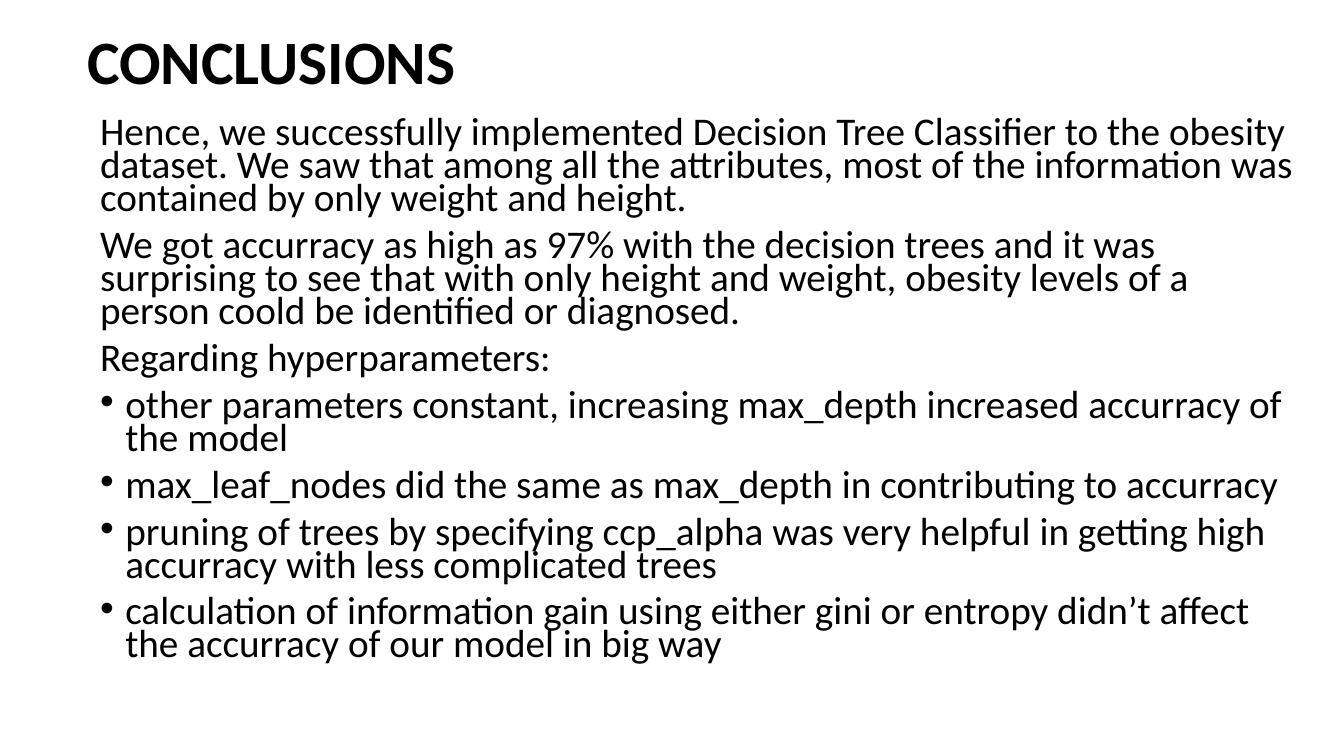
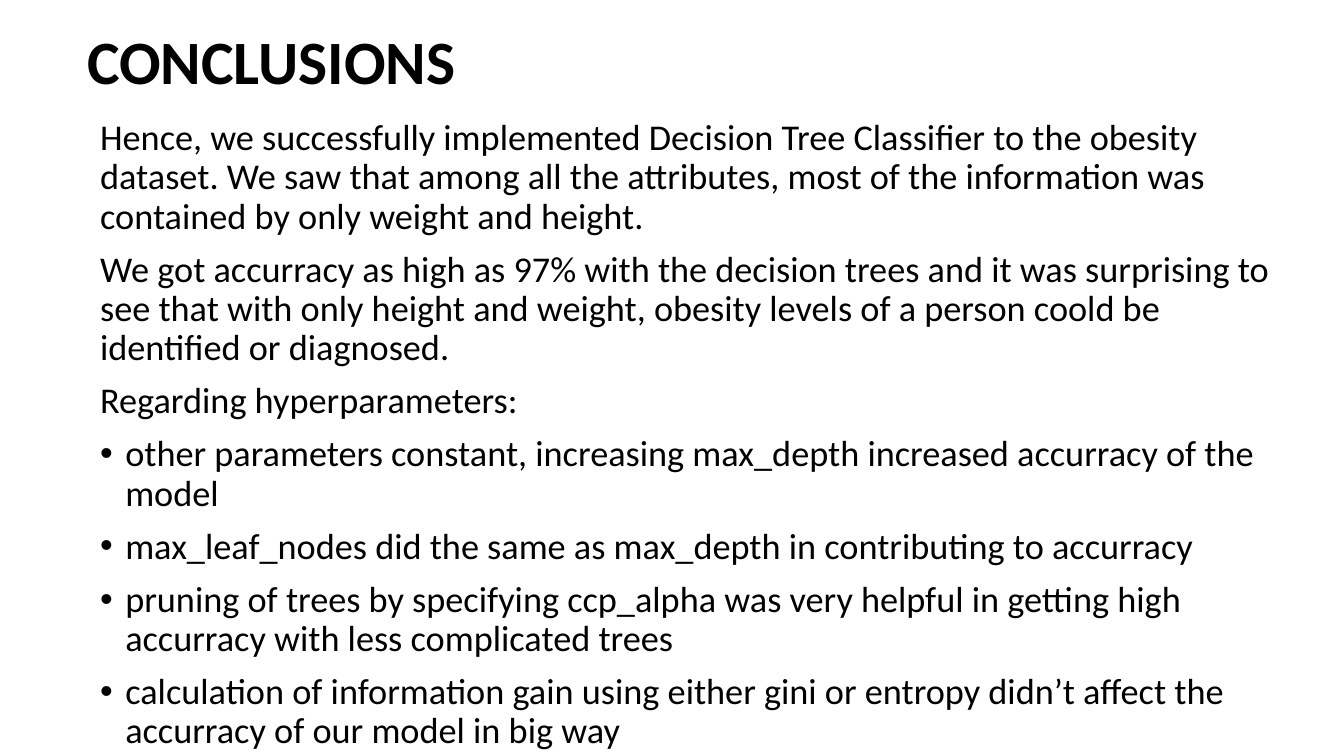
Before and after one commit to WinnerBishal/Decision-Trees-Implementation, a slide deck: slide 19 of Implementation of Classification and DSS.pptx (slide 18 before the commit). Drawn at 1344x756 pixels with LibreOffice and Linux fonts; fonts in the diff are those of the drawing. Boxes give left, top, right and bottom in pixels: in the first picture for what was removed or moved away, otherwise in the second. Text is boxed around its words. In the diff, an @@ line names an element or a change of style, - is before the commit and + after.

```diff
--- a/Implementation of Classification and DSS.pptx
+++ b/Implementation of Classification and DSS.pptx
@@ text "Hence, we successfully implemented Decision ..." at (100,124,1269,750): size 28 to 25.9 pt; line spacing 0.7 to 0.9 @@
```
Also in this commit, not shown: 3 other slides changed, 1 slide added, 1 other file.
